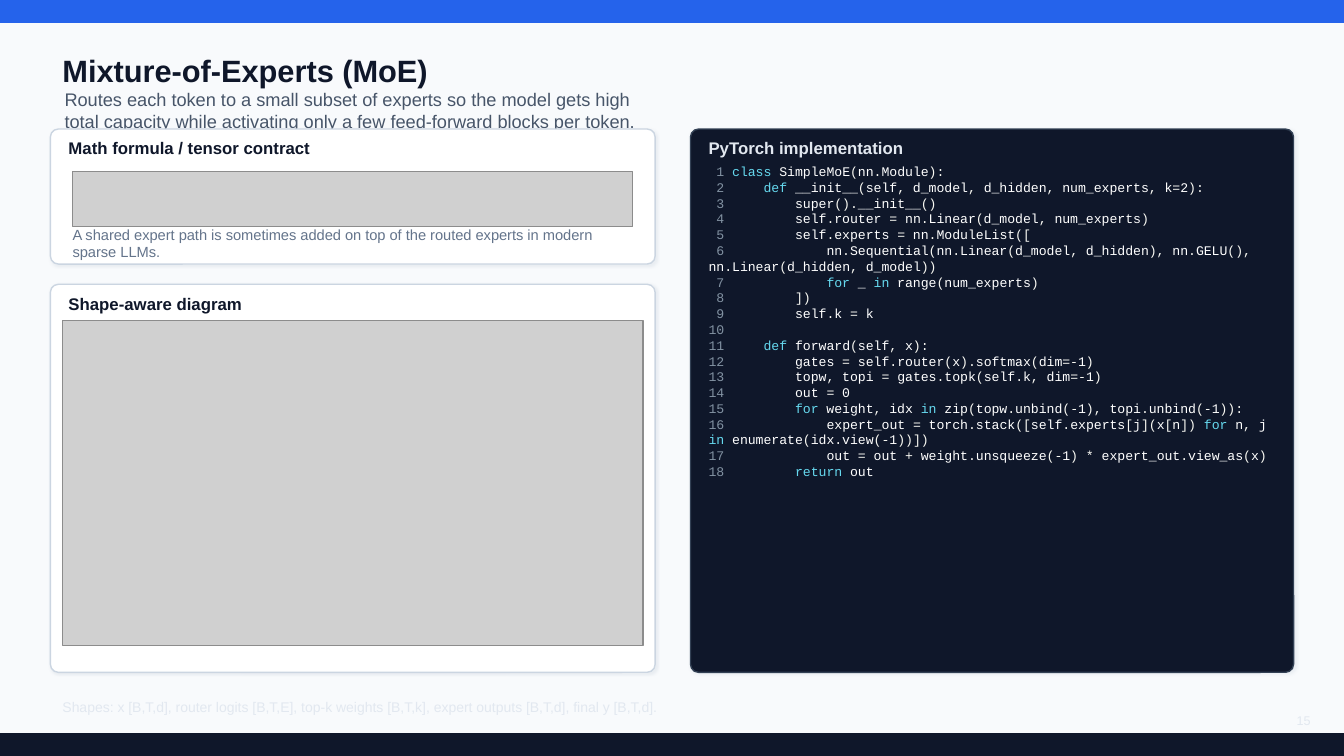
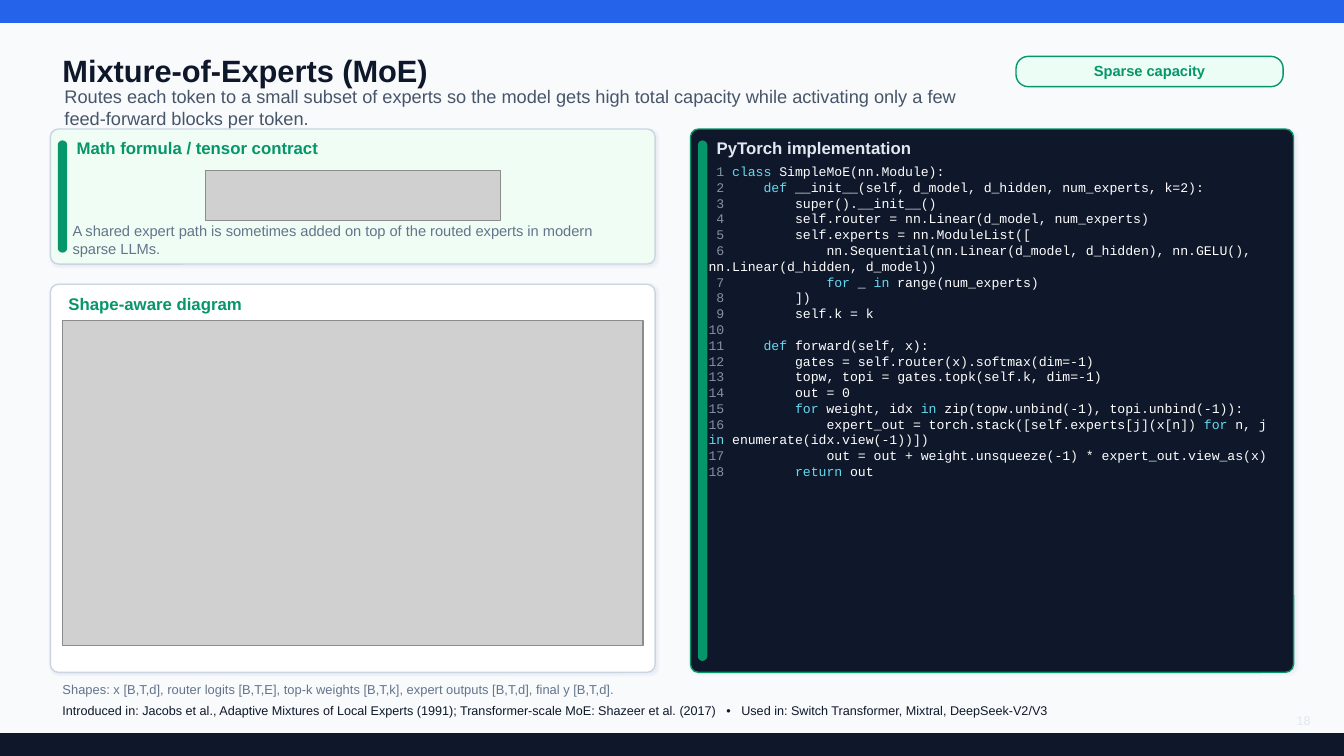
Before and after one commit to ykaitao/AI-ML-Hands-on, a slide deck: slide 18 of lecture_notes/.llms_deck_work/LLMs.pptx (slide 15 before the commit). Drawn at 1344x756 pixels with LibreOffice and Linux fonts; fonts in the diff are those of the drawing; grey boxes stand for pictures. Boxes give left, top, right and bottom in pixels: in the first picture for what was removed or moved away, otherwise in the second. Text is boxed around its words. In the diff, an @@ line names an element or a change of style, - is before the commit and + after.

Commit message:
code simplified further, and LLMs.pptx updated

```diff
--- a/lecture_notes/.llms_deck_work/LLMs.pptx
+++ b/lecture_notes/.llms_deck_work/LLMs.pptx
@@ rounded rectangle added at bbox=[1016, 56, 1284, 87], fill #ECFDF5, outline #059669 1 pt @@
@@ text added at bbox=[1094, 65, 1205, 79], 10.5 pt, text #059669, bold @@
+Sparse capacity
@@ text "Routes each token to a ..." rewrapped from bbox=[65, 93, 634, 129] to bbox=[64, 90, 956, 129] @@
@@ rounded rectangle at bbox=[50, 129, 655, 264]: fill #FFFFFF to #F0FDF4 @@
@@ rounded rectangle added at bbox=[58, 141, 67, 252], fill #059669, outline #059669 1 pt @@
@@ text "Math formula / tensor contract" at bbox=[77, 142, 318, 154]: text colour #0F172A to #059669 @@
@@ text "Math formula / tensor contract": place and size @@
-text "Math formula / tensor contract" at bbox=[68, 142, 310, 154]
+text "Math formula / tensor contract" at bbox=[77, 142, 318, 154]
@@ rounded rectangle at bbox=[691, 129, 1294, 673]: outline #334155 1 pt to #059669 1 pt @@
@@ rounded rectangle added at bbox=[699, 141, 707, 660], fill #059669, outline #059669 1 pt @@
@@ text "PyTorch implementation": place and size @@
-text "PyTorch implementation" at bbox=[709, 142, 903, 158]
+text "PyTorch implementation" at bbox=[717, 142, 911, 158]
@@ picture removed at bbox=[73, 171, 633, 227] @@
@@ picture added at bbox=[206, 170, 500, 221] @@
@@ text "A shared expert path is ...": place and size @@
-text "A shared expert path is ..." at bbox=[73, 229, 593, 260]
+text "A shared expert path is ..." at bbox=[73, 225, 593, 257]
@@ text "Shape-aware diagram" at bbox=[68, 298, 242, 314]: text colour #0F172A to #059669 @@
@@ text added at bbox=[62, 684, 613, 697], 9.2 pt, text #64748B @@
+Shapes: x [B,T,d], router logits [B,T,E], top-k weights [B,T,k], expert outputs [B,T,d], final y [B,T,d].
@@ text added at bbox=[62, 706, 1047, 718], 9 pt, text #0F172A @@
+Introduced in: Jacobs et al., Adaptive Mixtures of Local Experts (1991); Transformer-scale MoE: Shazeer et al. (2017) • Used in: Switch Transformer, Mixtral, DeepSeek-V2/V3
```
Also in this commit, not shown: 16 other slides changed, 4 slides added, 8 other files.
